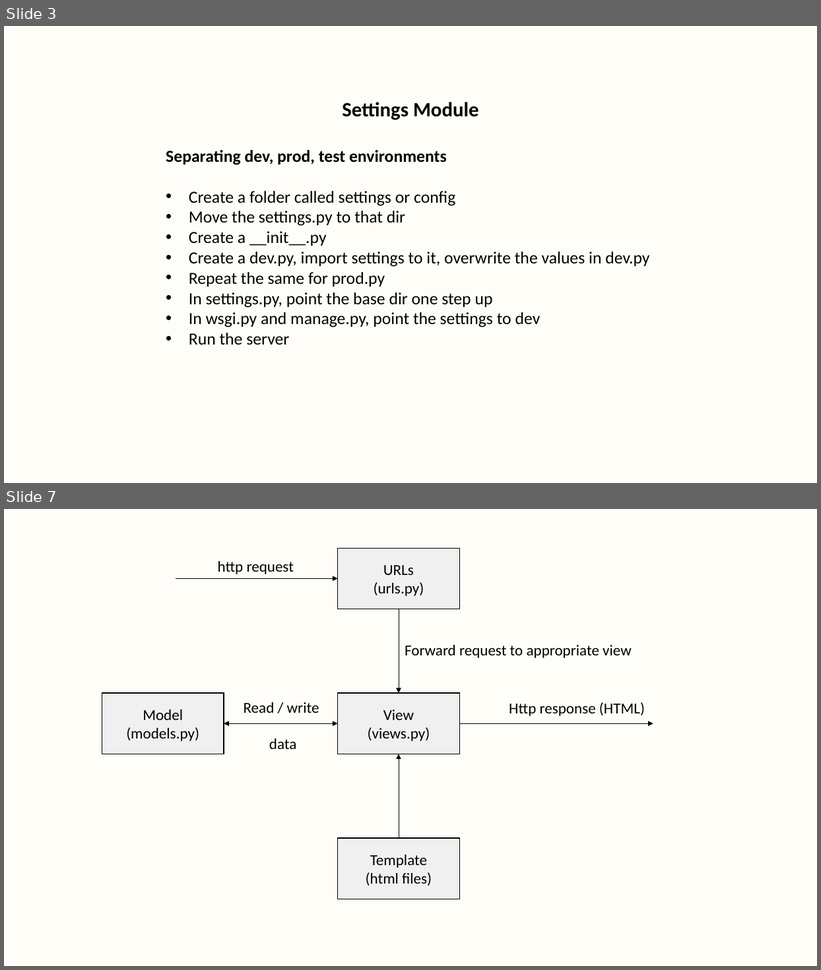
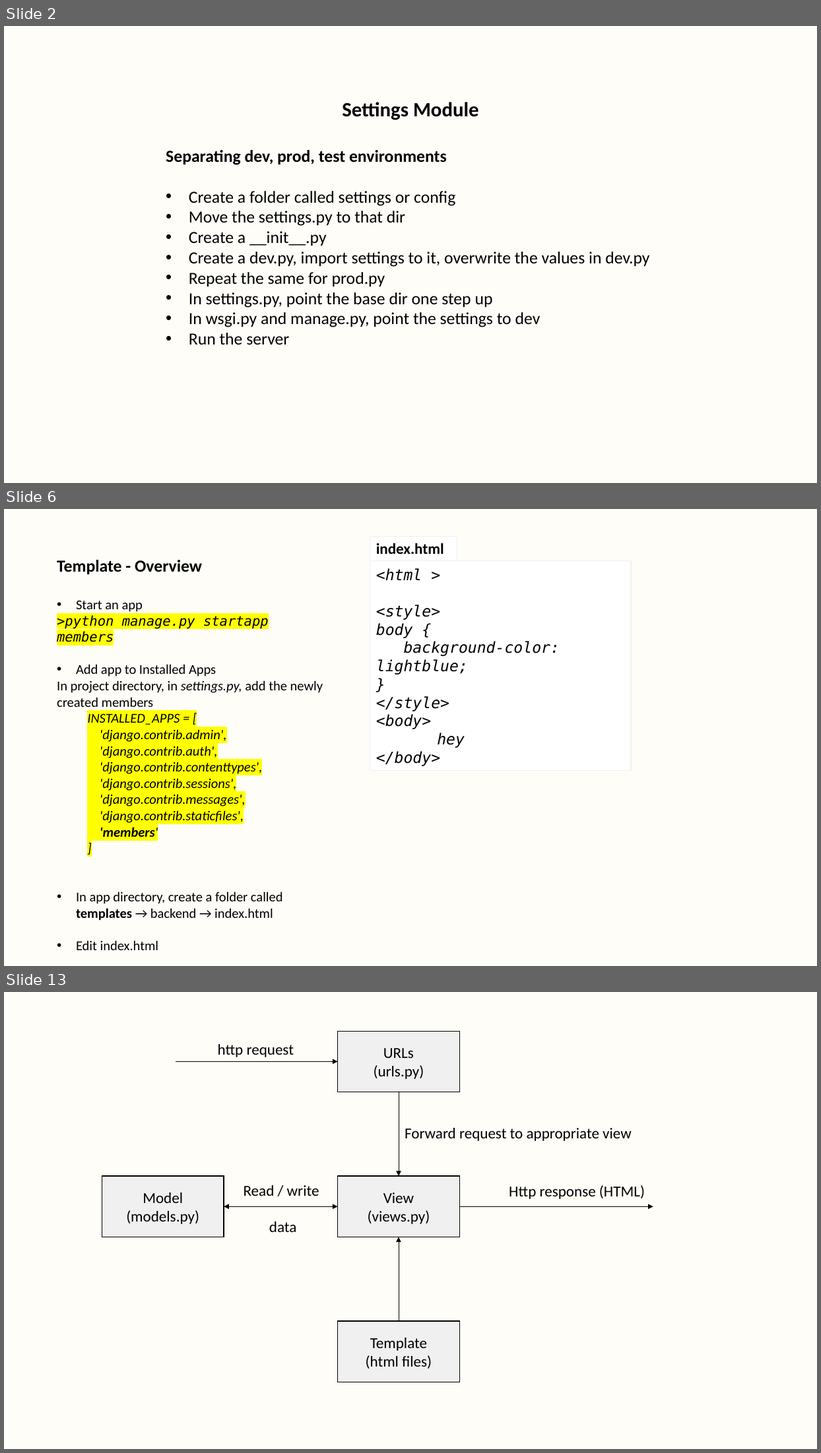
Before and after one commit to dharaneya/gym_web_app, a slide deck: practical_notes.pptx. Shown one above the other, each under a label of ours: slides 3 and 7 before the commit, slides 2, 6 and 13 after it; the slides between them are not shown. The pictures are 821x970 and 821x1453 pixels, drawn with LibreOffice and Linux fonts; fonts in the diff are those of the drawing. Boxes give left, top, right and bottom in pixels: in the first picture for what was removed or moved away, otherwise in the second. Text is boxed around its words. In the diff, an @@ line names an element or a change of style, - is before the commit and + after.

Commit message:
adding templates with context slides

```diff
--- a/practical_notes.pptx
+++ b/practical_notes.pptx
@@ slide 6 added at box(4, 509, 817, 966), background #FEFDF8 @@
@@ rectangle added at box(370, 536, 457, 560), fill #FFFFFF, outline #F0F0F0 0.75 pt, 18 pt, text #000000, bold @@
+index.html
@@ text added at box(57, 560, 323, 951), 16 pt, text #000000, italic @@
+Template - Overview
+• Start an app
+>python manage.py startapp members
+• Add app to Installed Apps
+In project directory, in settings.py, add the newly created members
+  INSTALLED_APPS = [
+  'django.contrib.admin',
+  'django.contrib.auth',
+  'django.contrib.contenttypes',
+  'django.contrib.sessions',
+  'django.contrib.messages',
+  'django.contrib.staticfiles',
+  'members'
+  ]
+• In app directory, create a folder called templates → backend → index.html
+• Edit index.html
@@ rectangle added at box(370, 561, 631, 770), fill #FFFFFF, outline #F0F0F0 1 pt, 18 pt, text #000000, italic @@
+<html >
+<style>
+body {
+background-color: lightblue;
+}
+</style>
+<body>
+hey
+</body>
@@ what was slide 3 is now slide 2 @@
@@ what was slide 7 is now slide 13 @@
```
Also in this commit, not shown: 4 slides changed, 5 other slides added, 1 other file.
